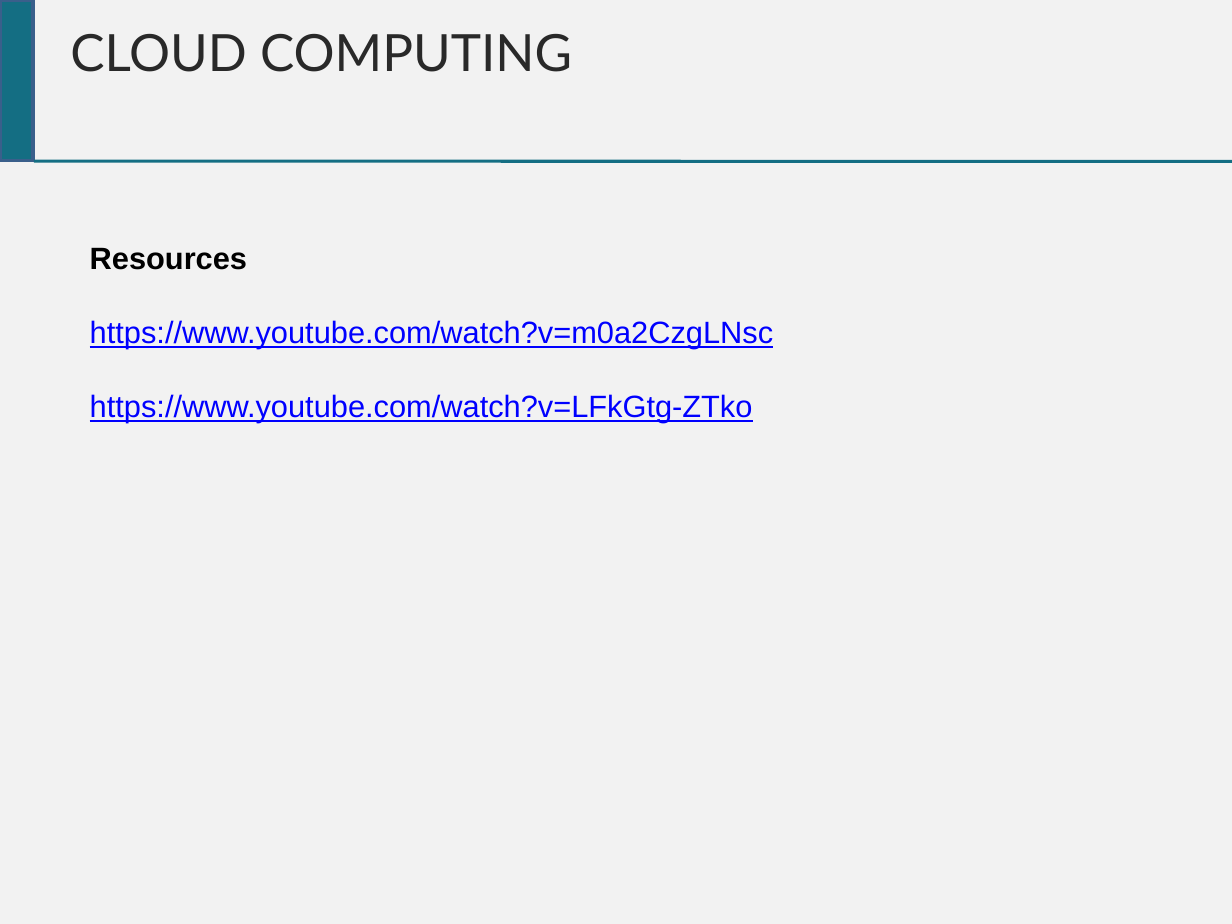
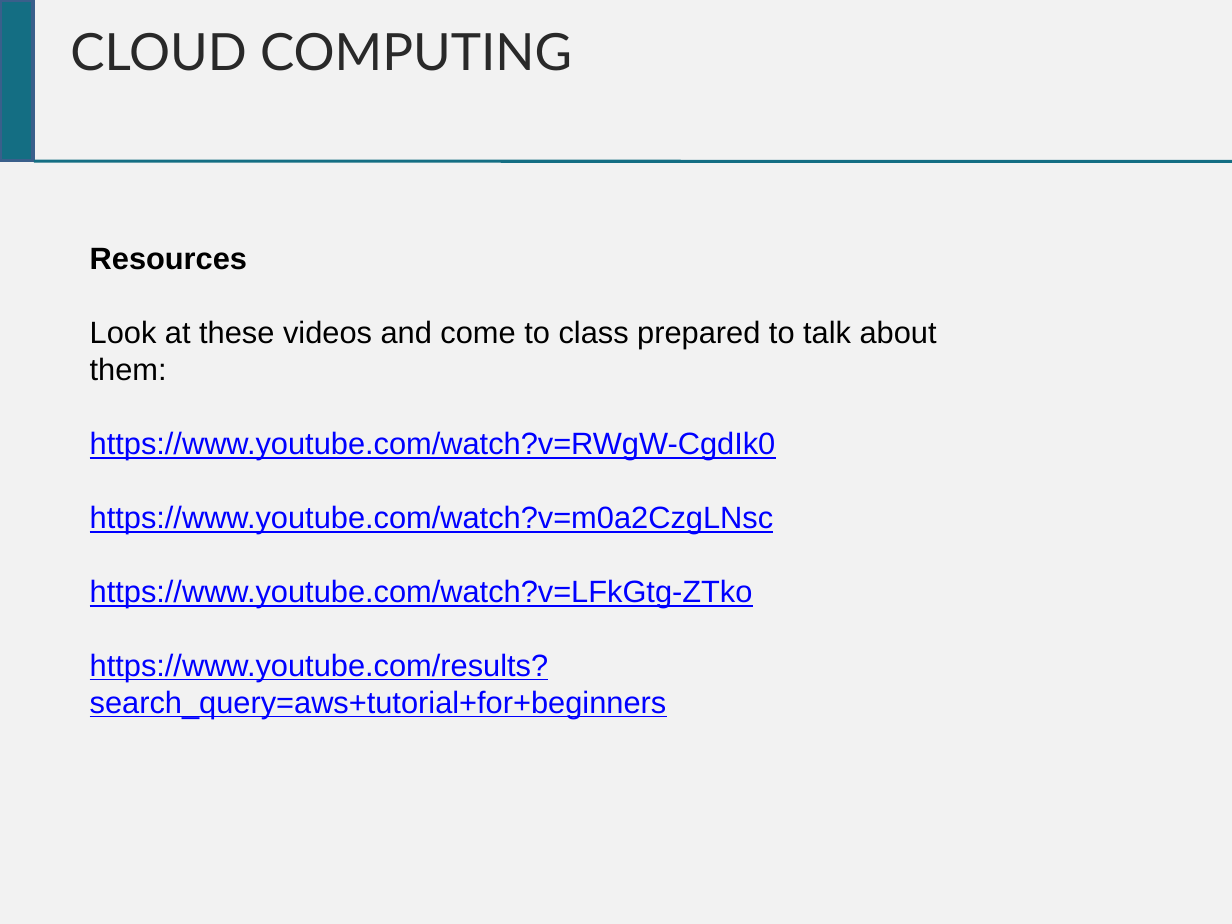
Before and after one commit to chrisgauthier742018/devopscourse, a slide deck: slide 17 of Dev Ops Course.pptx (slide 16 before the commit). Drawn at 1232x924 pixels with LibreOffice and Linux fonts; fonts in the diff are those of the drawing. Boxes give left, top, right and bottom in pixels: in the first picture for what was removed or moved away, otherwise in the second. Text is boxed around its words. In the diff, an @@ line names an element or a change of style, - is before the commit and + after.

```diff
--- a/Dev Ops Course.pptx
+++ b/Dev Ops Course.pptx
@@ text at [90, 320, 937, 460]: paragraphs added @@
+Look at these videos and come to class prepared to talk about them:
+https://www.youtube.com/watch?v=RWgW-CgdIk0
@@ text at [90, 653, 667, 718]: paragraph added @@
+https://www.youtube.com/results?search_query=aws+tutorial+for+beginners
```
Also in this commit, not shown: 1 slide added, 1 other file.
